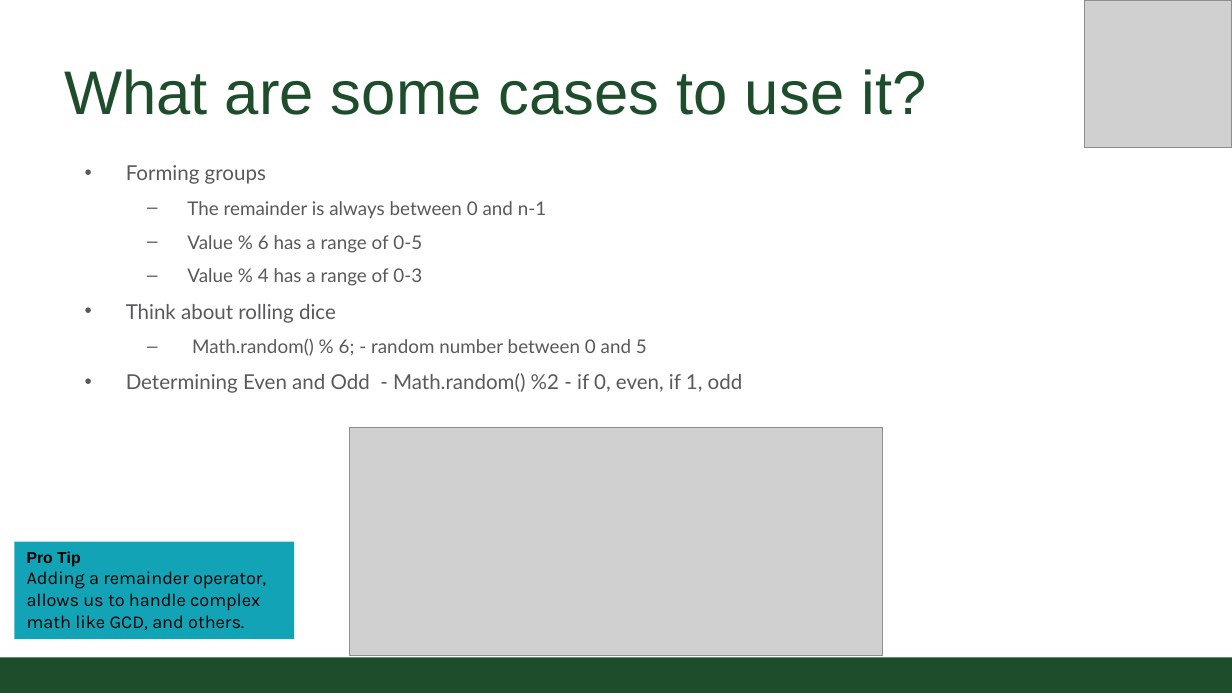
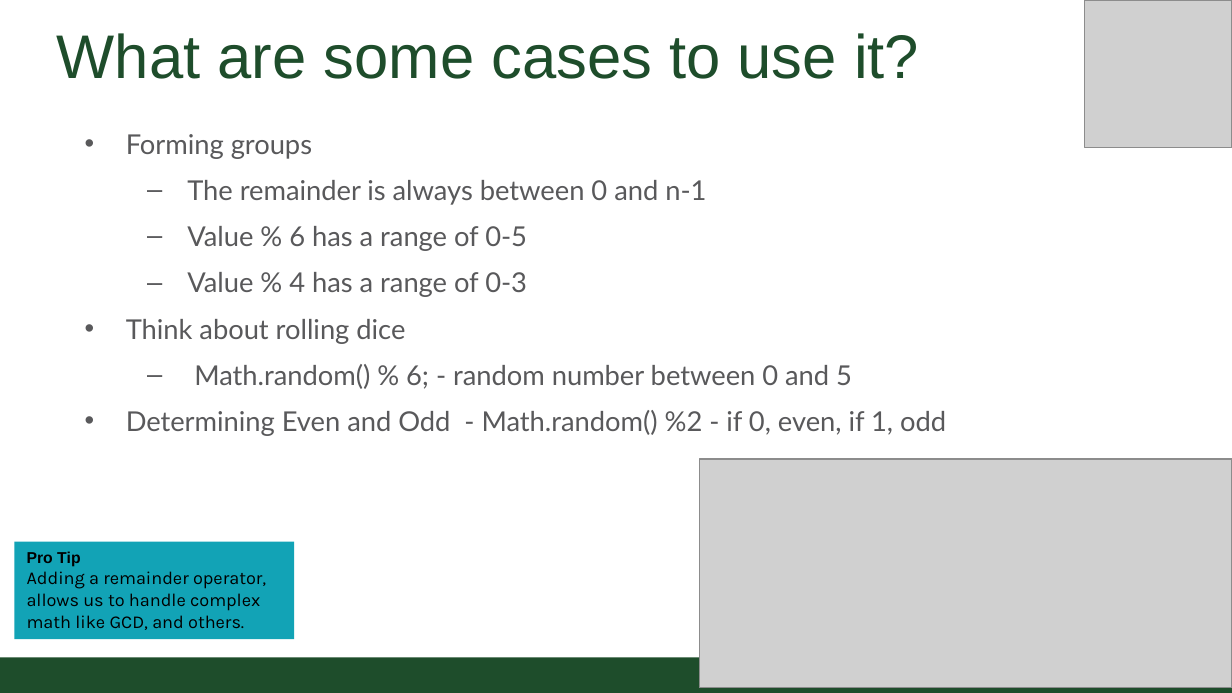
Before and after one commit to CSU-CompSci-CS163-4/Handouts, a slide deck: slide 14 of slides/On-Campus/02_01_Variables.pptx (slide 13 before the commit). Drawn at 1232x693 pixels with LibreOffice and Linux fonts; fonts in the diff are those of the drawing; grey boxes stand for pictures; background and template pictures are left out. Boxes give left, top, right and bottom in pixels: in the first picture for what was removed or moved away, otherwise in the second. Text is boxed around its words. In the diff, an @@ line names an element or a change of style, - is before the commit and + after.

```diff
--- a/slides/On-Campus/02_01_Variables.pptx
+++ b/slides/On-Campus/02_01_Variables.pptx
@@ title "What are some cases to ...": place and size @@
-title "What are some cases to ..." at [64,69,926,115]
+title "What are some cases to ..." at [57,33,919,79]
@@ text "Forming groups": place and size @@
-text "Forming groups" at [126,165,743,393]
+text "Forming groups" at [126,134,946,436]
@@ text "Forming groups" at [126,134,946,436]: size 12 to 16 pt in "Forming groups", "Think about rolling dice", "Determining Even and Odd - Math.random() %2 ..."; size 11 to 16 pt in "The remainder is always between 0 and ...", "Value % 6 has a range of ...", "Value % 4 has a range of ...", "Math.random() % 6; - random number between ..." @@
@@ picture: place and size @@
-picture at [350,428,882,657]
+picture at [700,460,1232,689]
```
Also in this commit, not shown: 12 other slides changed, 1 slide added.
